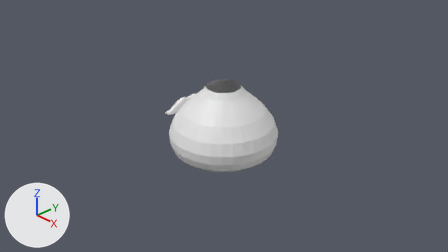
One commit to the Blender file onion.blend: the scene before it, then after it.
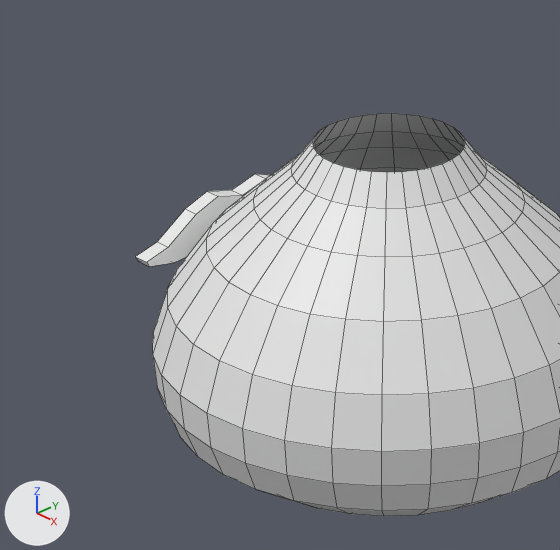
There are two pictures of each version: one from the file's camera 'Camera', one close up on the part from 30% to 59% of the width and 21% to 71% of the height. The axes (+X, +Y, +Z) are drawn at lower left. The lights are the same throughout. The close-ups show mesh edges as thin lines. The same objects are shown in both versions, whatever each file hides.
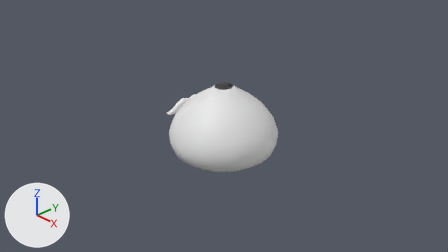
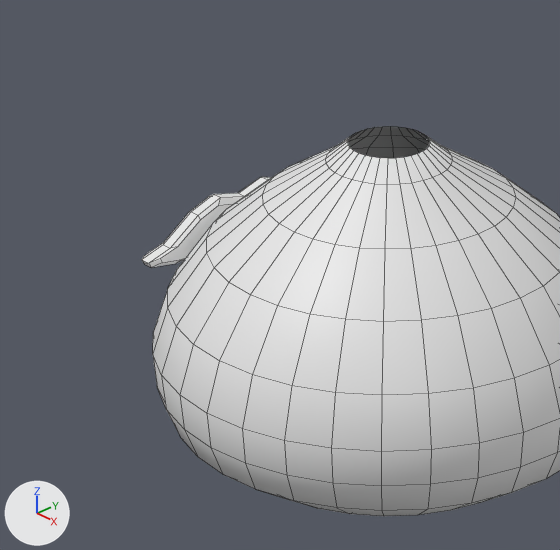
What differs and where, as boxes [x1, y1, x2, y2] in the close-ups (560 x 550 px):
'Sphere', reshaped: before [153, 113, 560, 516]; after [153, 126, 560, 516]
'Sphere.002', reshaped: before [136, 174, 270, 266]; after [142, 177, 272, 268]
part 1 of me_sphere, built on: before [207, 113, 560, 322]; after [207, 126, 560, 322]
part 2 of me_sphere, shading changed: [153, 254, 560, 511] in both

Patch to the scene script:
```diff
--- a/onion.blend.py
+++ b/onion.blend.py
@@ me_sphere @@
 # used by ob_sphere; location = (0.0, 0.0, 0.0)
-me_sphere.from_pydata(...)  # 352 vertices, 320 faces; spans x -0.99..0.99, y -0.99..0.99, z -0.78..0.72
+me_sphere.from_pydata(...)  # 384 vertices, 352 faces; spans x -0.99..0.99, y -0.99..0.99, z -0.78..0.72
+# me_sphere part 1
+# 96 vertices move from x -0.55..0.55, y -0.55..0.55, z 0.46..0.72 to x -0.52..0.52, y -0.52..0.52, z 0.48..0.72
+# 32 vertices are added at x -0.17..0.17, y -0.17..0.17, z 0.72
+# 32 new faces join them
+# me_sphere part 2: 320 kept faces spanning x -0.99..0.99, y -0.99..0.99, z -0.78..0.72 are now shaded smooth
@@ me_sphere_002 @@
 # used by ob_sphere_002; location = (0.0, 0.0, 0.0)
-me_sphere_002.from_pydata(...)  # 18 vertices, 10 faces; spans x -1.005..-0.93, y -0.543..0.0, z -0.016..0.217
+me_sphere_002.from_pydata(...)  # 36 vertices, 26 faces; spans x -0.979..-0.9, y -0.543..0.0, z -0.016..0.217
+# me_sphere_002 part 3: the whole mesh is rebuilt
```
